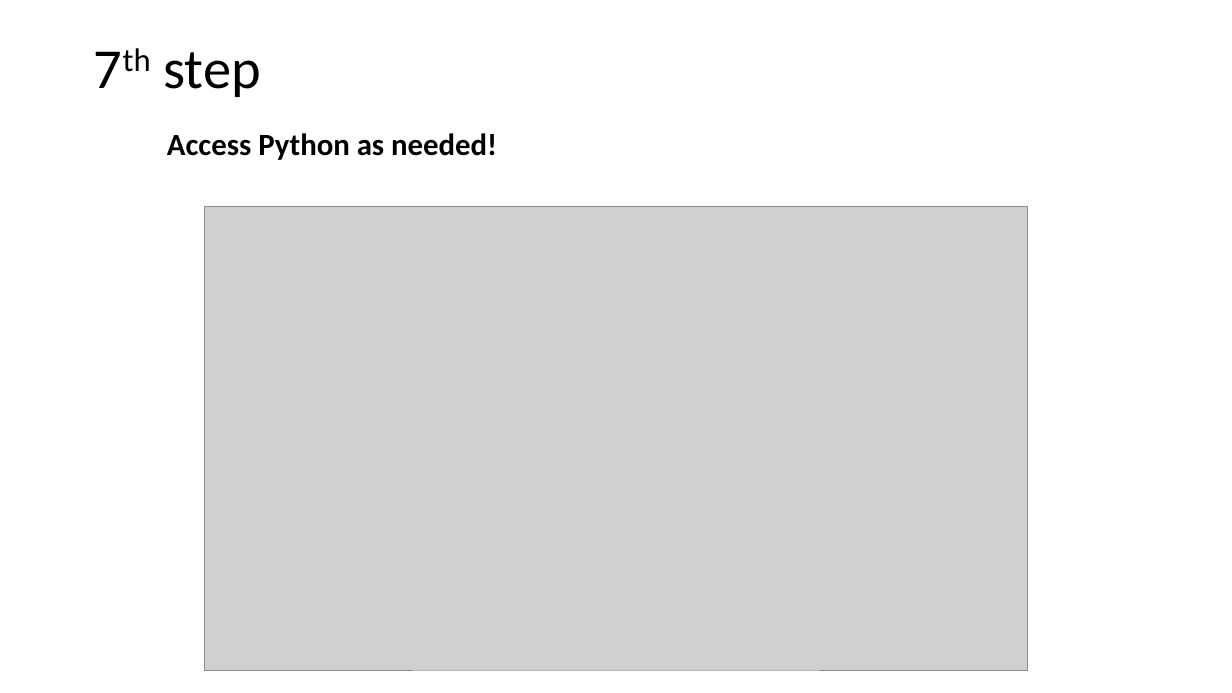
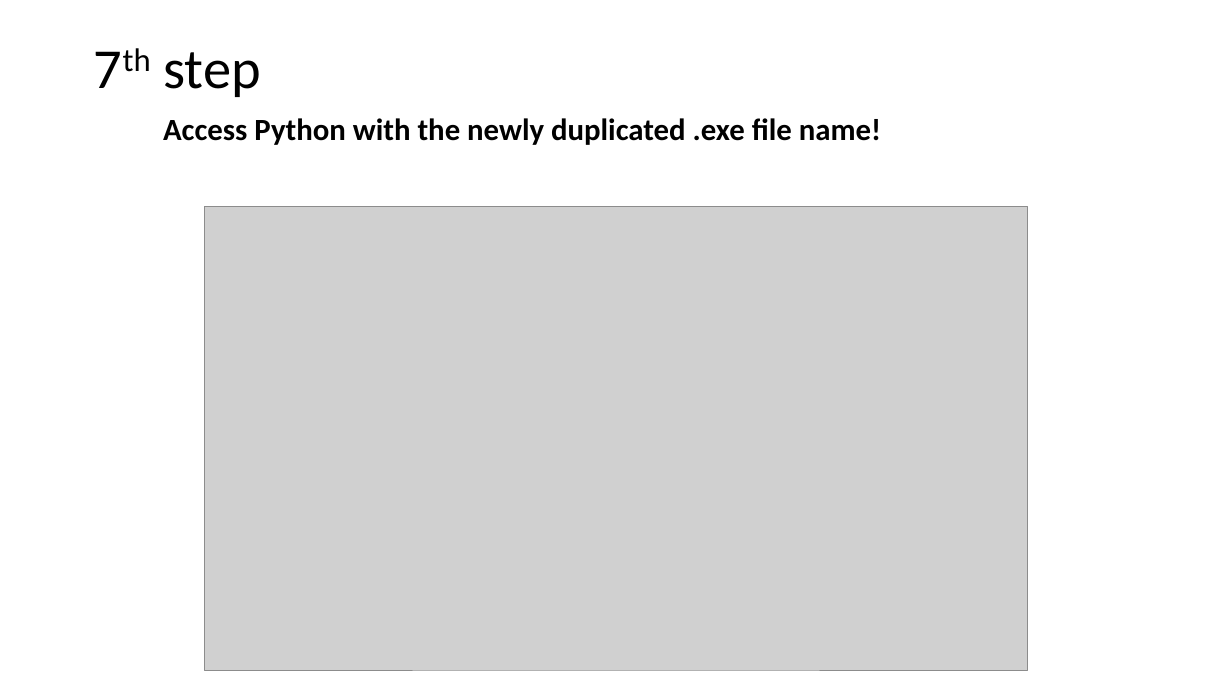
Before and after one commit to yahmlevi/ardom-1, a slide deck: slide 8 of simple_gui_ardom_integration/Set up new Python interpreter.pptx. Drawn at 1232x693 pixels with LibreOffice and Linux fonts; fonts in the diff are those of the drawing; grey boxes stand for pictures. Boxes give left, top, right and bottom in pixels: in the first picture for what was removed or moved away, otherwise in the second. Text is boxed around its words. In the diff, an @@ line names an element or a change of style, - is before the commit and + after.

```diff
--- a/simple_gui_ardom_integration/Set up new Python interpreter.pptx
+++ b/simple_gui_ardom_integration/Set up new Python interpreter.pptx
@@ text at bbox=[163, 118, 881, 145]: text changed @@
-Access Python as needed!
+Access Python with the newly duplicated .exe file name!
```
Also in this commit, not shown: 5 other slides changed, 3 slides added, 2 other files.
